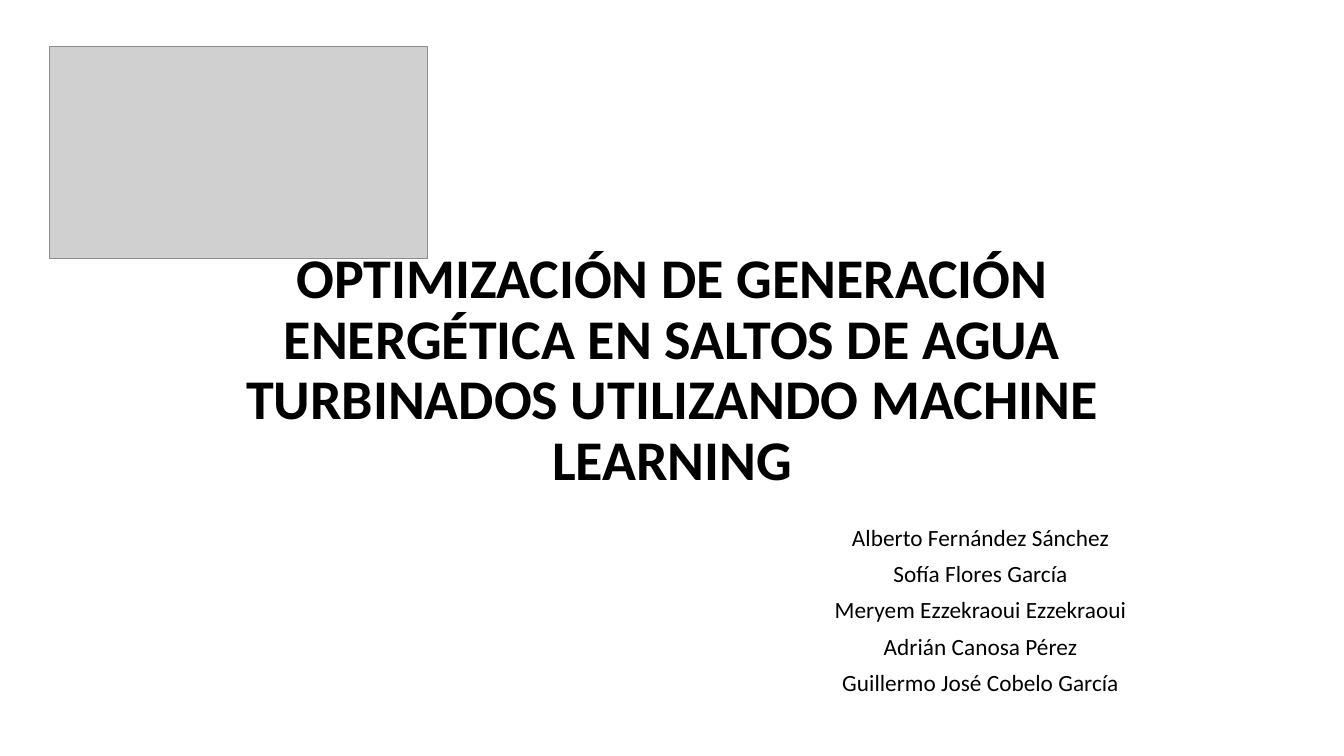
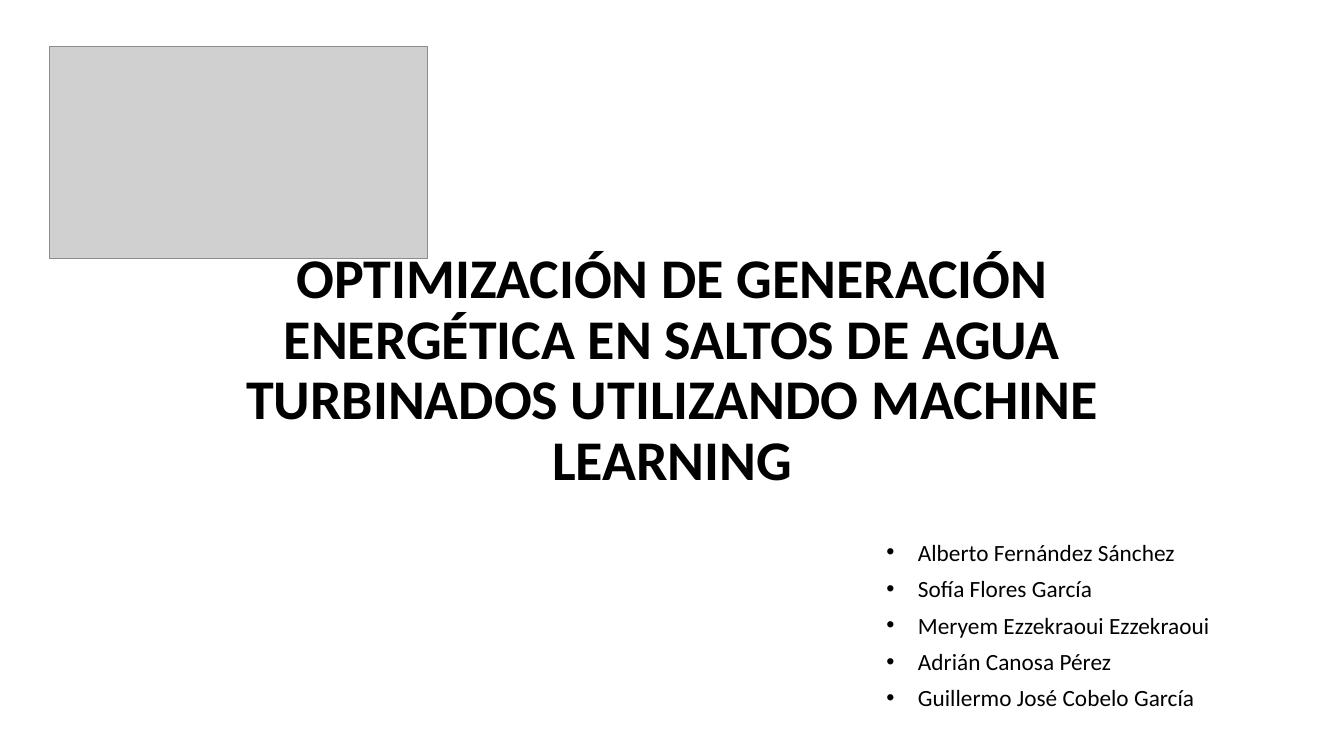
Before and after one commit to AlbertoGCID/XPED, a slide deck: slide 1 of CSMAG.pptx. Drawn at 1344x756 pixels with LibreOffice and Linux fonts; fonts in the diff are those of the drawing; grey boxes stand for pictures. Boxes give left, top, right and bottom in pixels: in the first picture for what was removed or moved away, otherwise in the second. Text is boxed around its words. In the diff, an @@ line names an element or a change of style, - is before the commit and + after.

```diff
--- a/CSMAG.pptx
+++ b/CSMAG.pptx
@@ subtitle "Alberto Fernández Sánchez": place and size @@
-subtitle "Alberto Fernández Sánchez" at (835, 530, 1126, 691)
+subtitle "Alberto Fernández Sánchez" at (918, 545, 1209, 706)
@@ subtitle "Alberto Fernández Sánchez" at (918, 545, 1209, 706): alignment centre to justified; bullet none to • @@
```
Also in this commit, not shown: 4 other slides changed.
